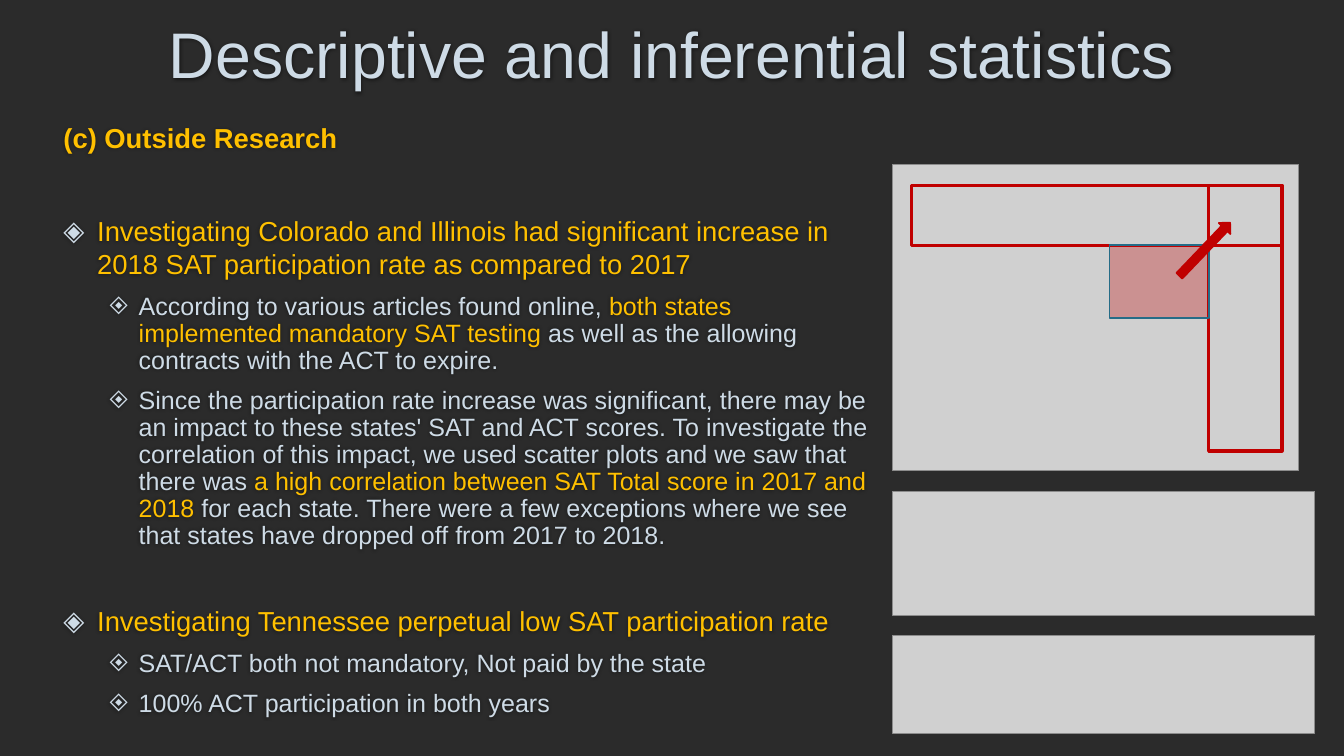
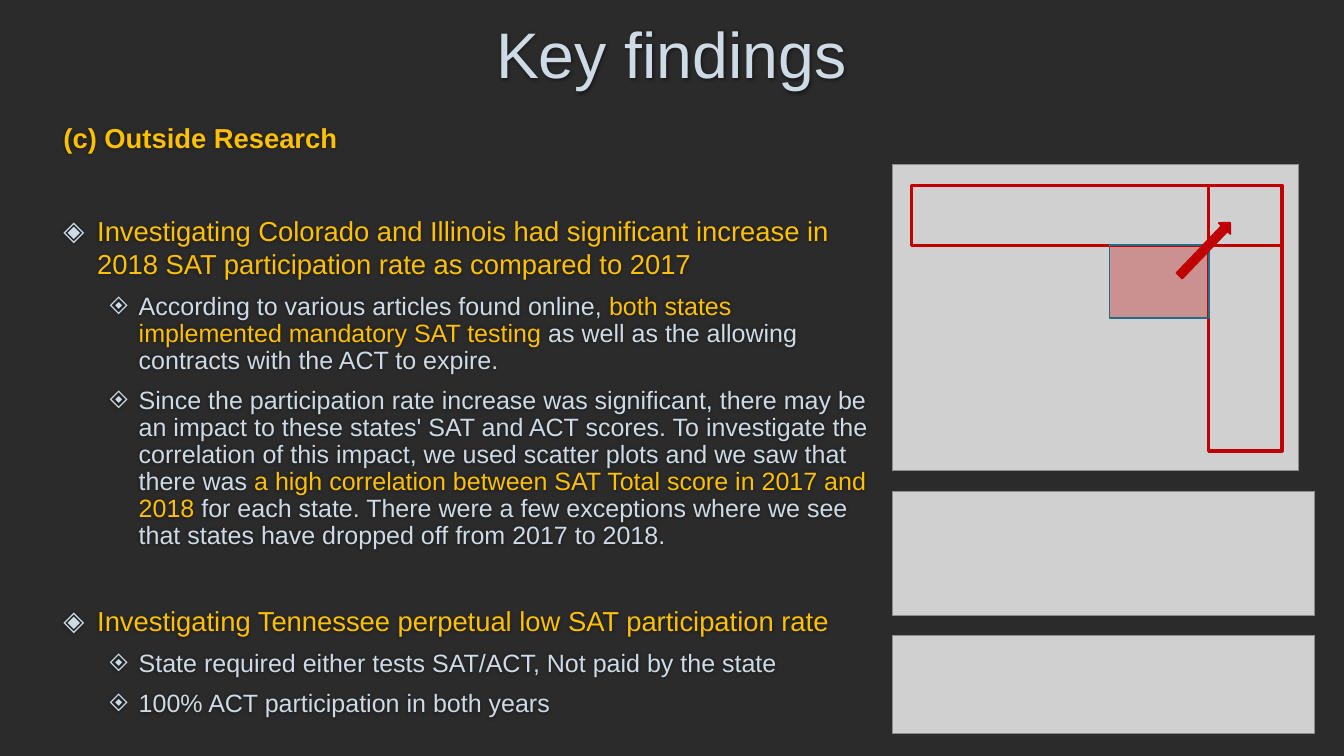
Before and after one commit to GitJeffreySim/dsiprojects, a slide deck: slide 9 of project_1/Project_1_presentation_joint.pptx. Drawn at 1344x756 pixels with LibreOffice and Linux fonts; fonts in the diff are those of the drawing; grey boxes stand for pictures; background and template pictures are left out; a plain dark background stands for a picture behind light text. Boxes give left, top, right and bottom in pixels: in the first picture for what was removed or moved away, otherwise in the second. Text is boxed around its words. In the diff, an @@ line names an element or a change of style, - is before the commit and + after.

```diff
--- a/project_1/Project_1_presentation_joint.pptx
+++ b/project_1/Project_1_presentation_joint.pptx
@@ title at (496, 31, 847, 91): text changed @@
-Descriptive and inferential statistics
+Key findings
@@ text at (139, 654, 776, 677): text changed @@
-  🞚 SAT/ACT both not mandatory, Not paid by the state
+  🞚 State required either tests SAT/ACT, Not paid by the state
```
Also in this commit, not shown: 7 other slides changed, 50 other files.
